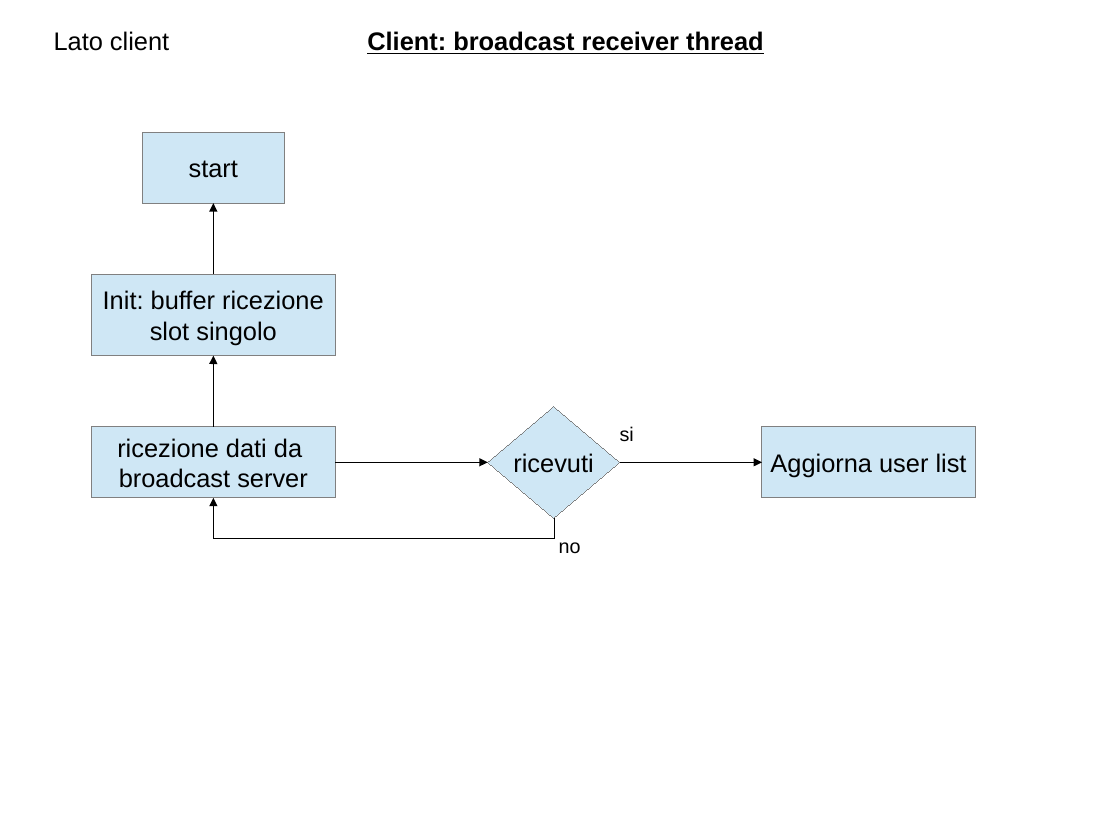
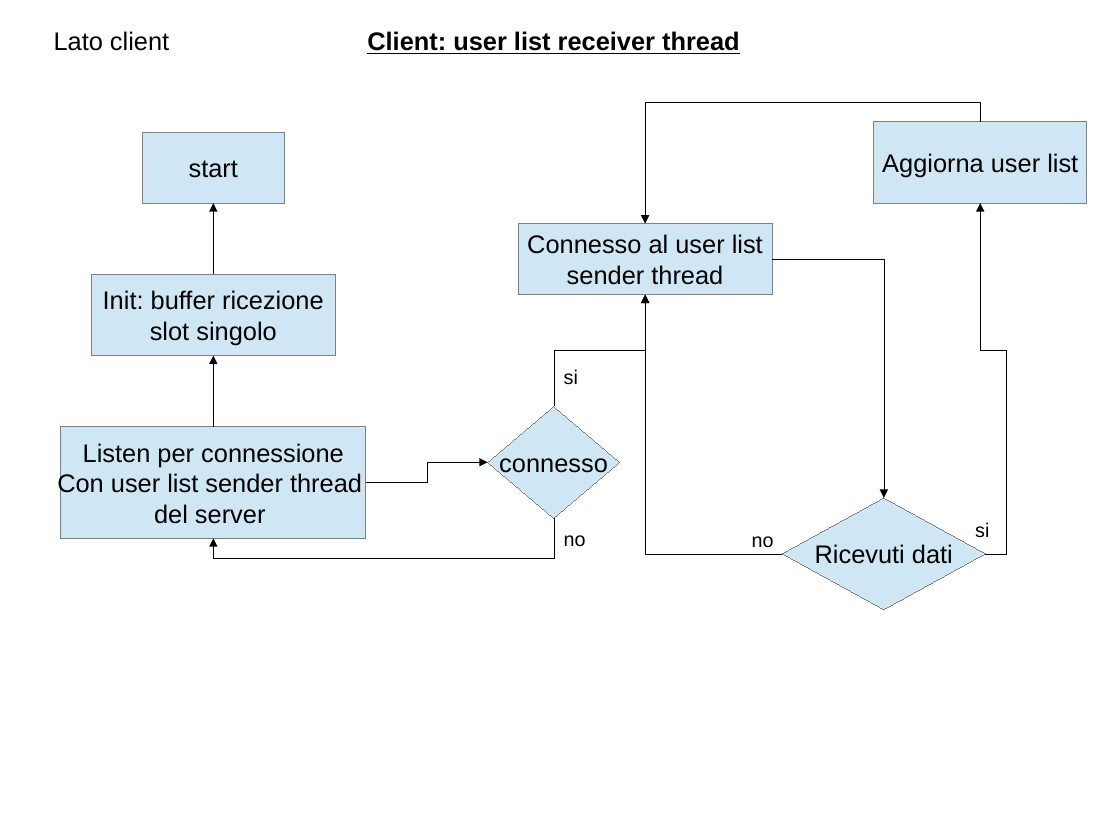
Before and after one commit to polyc/talk-service, a slide deck: slide 6 of SO_projectDiagram.odp. Drawn at 1120x840 pixels with LibreOffice and Linux fonts; fonts in the diff are those of the drawing. Boxes give left, top, right and bottom in pixels: in the first picture for what was removed or moved away, otherwise in the second. Text is boxed around its words. In the diff, an @@ line names an element or a change of style, - is before the commit and + after.

Commit message:
modifica alla parte di invio della lista utenti non piu in udp ma in tcp con un thread per ogni client connesso

```diff
--- a/SO_projectDiagram.odp
+++ b/SO_projectDiagram.odp
@@ text at (x1=367, y1=31, x2=740, y2=54): text changed @@
-Client: broadcast receiver thread
+Client: user list receiver thread
@@ elbow arrow added from (981, 122) to (645, 224), #000000 0 pt @@
@@ rectangle "Aggiorna user list" resized from (x1=762, y1=427, x2=976, y2=498) to (x1=874, y1=122, x2=1087, y2=203) @@
@@ elbow arrow added from (986, 554) to (981, 203), #000000 0 pt @@
@@ rectangle added at (x1=518, y1=224, x2=772, y2=295), fill #CFE7F5, outline #808080 0 pt, 18 pt, text #000000 @@
+Connesso al user list
+sender thread
@@ elbow arrow added from (772, 259) to (884, 498), #000000 0 pt @@
@@ elbow arrow added from (554, 407) to (645, 295), #000000 0 pt @@
@@ elbow arrow moved from (620, 462) - (762, 462) to (783, 554) - (645, 295) @@
@@ text "si" moved from (x1=620, y1=426, x2=634, y2=442) to (x1=564, y1=369, x2=578, y2=385) @@
@@ rectangle added at (x1=61, y1=427, x2=366, y2=539), fill #CFE7F5, outline #808080 0 pt, 18 pt, text #000000 @@
+Listen per connessione
+Con user list sender thread
+del server
@@ rectangle removed at (x1=91, y1=427, x2=335, y2=498) @@
-ricezione dati da
-broadcast server
@@ elbow arrow moved from (335, 462) - (488, 462) to (366, 483) - (488, 462) @@
@@ text in diamond at (x1=499, y1=451, x2=608, y2=477): text changed @@
-ricevuti
+connesso
@@ diamond added at (x1=783, y1=498, x2=986, y2=610), fill #CFE7F5, outline #808080 0 pt, 18 pt, text #000000 @@
+Ricevuti dati
@@ elbow arrow moved from (554, 518) - (213, 498) to (554, 518) - (213, 539) @@
@@ text "no" moved from (x1=559, y1=542, x2=581, y2=554) to (x1=564, y1=535, x2=586, y2=547) @@
@@ text added at (x1=752, y1=536, x2=774, y2=548), 14 pt, text #000000 @@
+no
@@ text added at (x1=975, y1=522, x2=989, y2=538), 14 pt, text #000000 @@
+si
```
Also in this commit, not shown: 5 other slides changed, 4 slides added, 2 slides removed.
